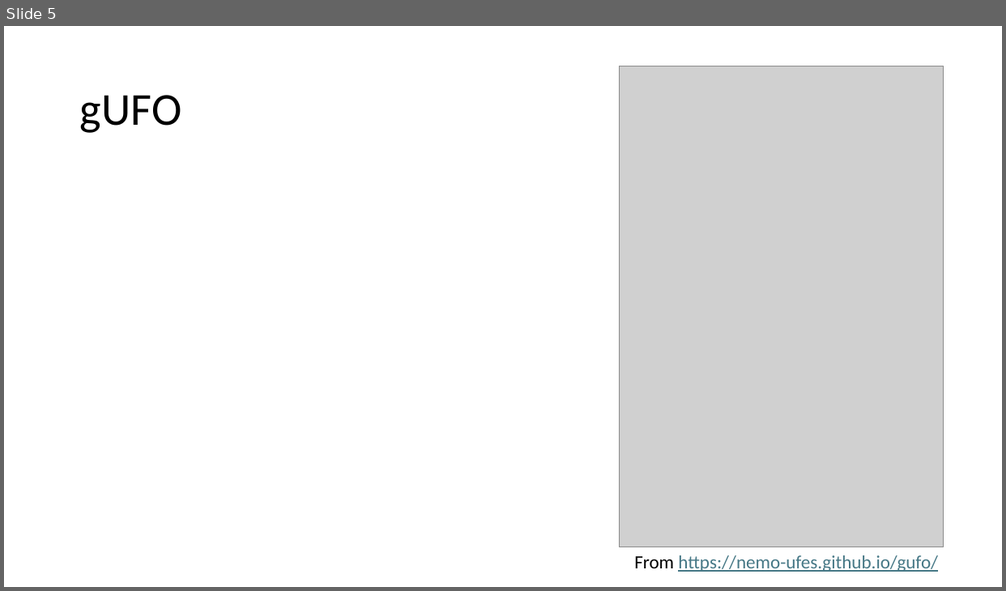
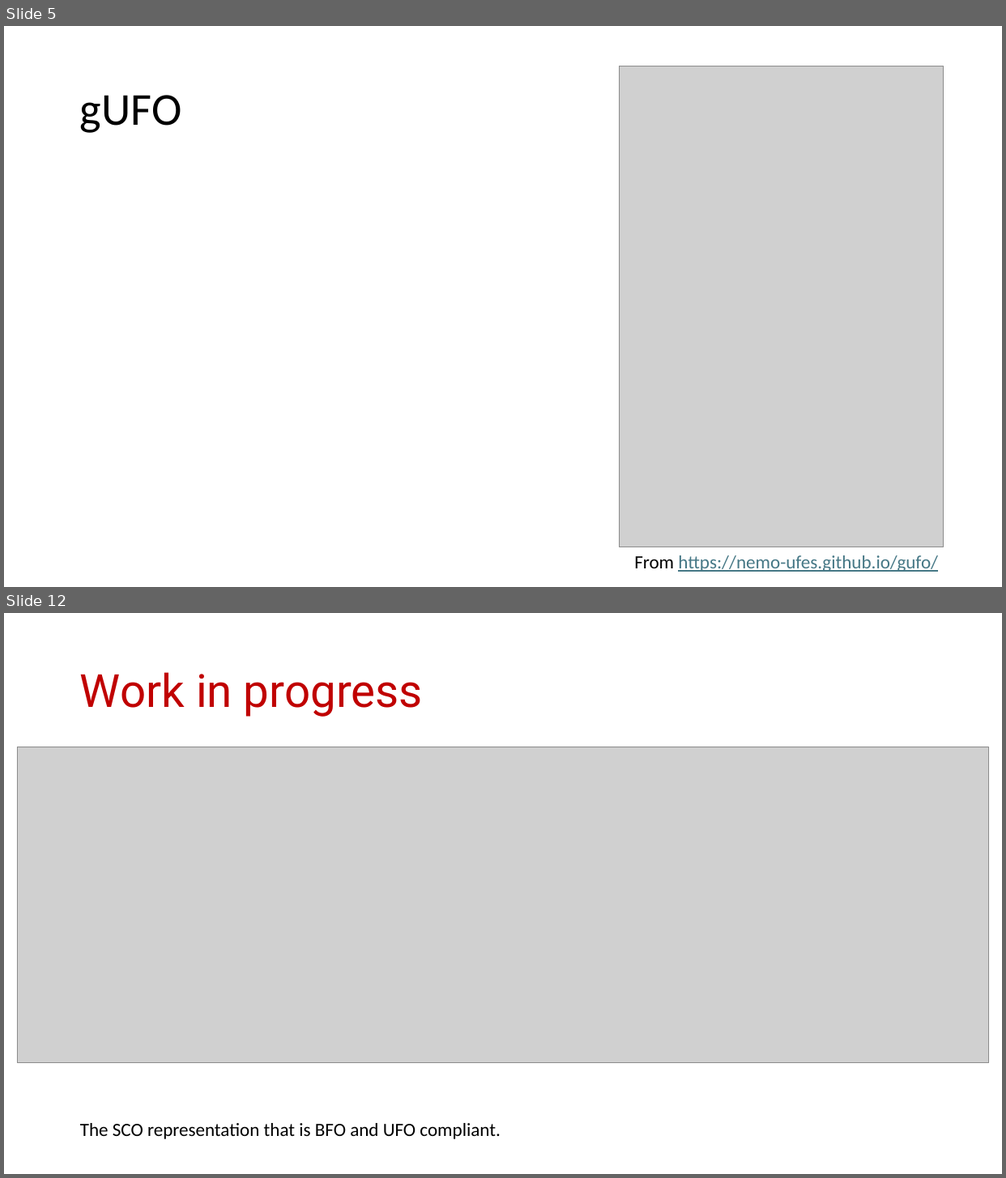
Before and after one commit to gioUbbiali/Sustainability-Core-Ontology, a slide deck: SCO/working materials/Slide deck - SCO-UFO aligment.pptx. Shown one above the other, each under a label of ours: slide 5 before the commit, slides 5 and 12 after it; the slides between them are not shown. The pictures are 1006x591 and 1006x1178 pixels, drawn with LibreOffice and Linux fonts; fonts in the diff are those of the drawing; grey boxes stand for pictures. Boxes give left, top, right and bottom in pixels: in the first picture for what was removed or moved away, otherwise in the second. Text is boxed around its words. In the diff, an @@ line names an element or a change of style, - is before the commit and + after.

```diff
--- a/SCO/working materials/Slide deck - SCO-UFO aligment.pptx
+++ b/SCO/working materials/Slide deck - SCO-UFO aligment.pptx
@@ slide 12 added at [4,613,1002,1174], background #FFFFFF @@
@@ title added at [80,672,423,717], 44 pt, text #C00000 @@
+Work in progress
@@ picture added at [18,747,989,1063] @@
@@ text added at [80,1123,500,1139], 18 pt, text #000000 @@
+The SCO representation that is BFO and UFO compliant.
```
Also in this commit, not shown: 2 slides changed, 5 other slides added, 2 slides removed, 1 other file.
